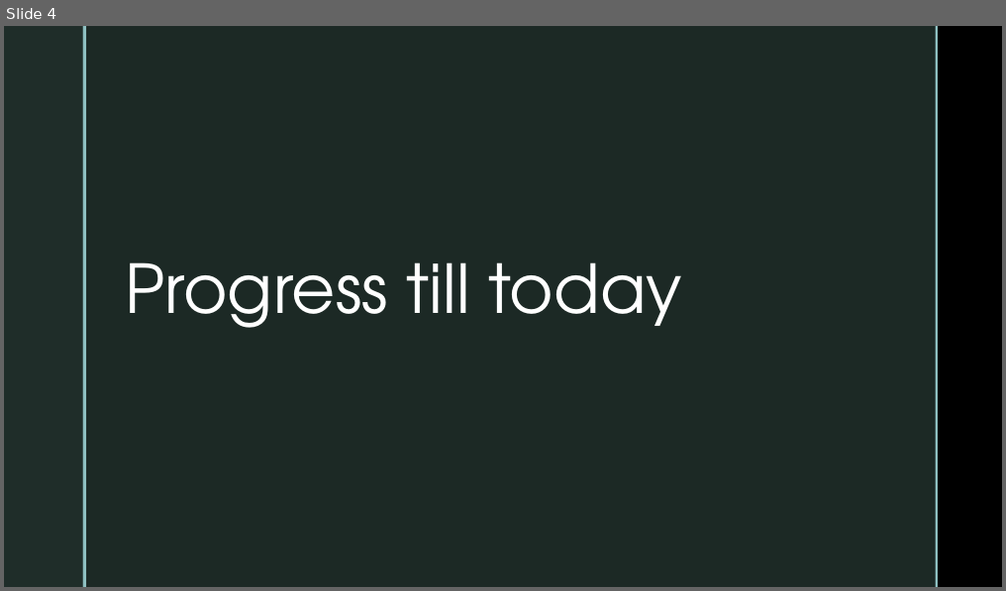
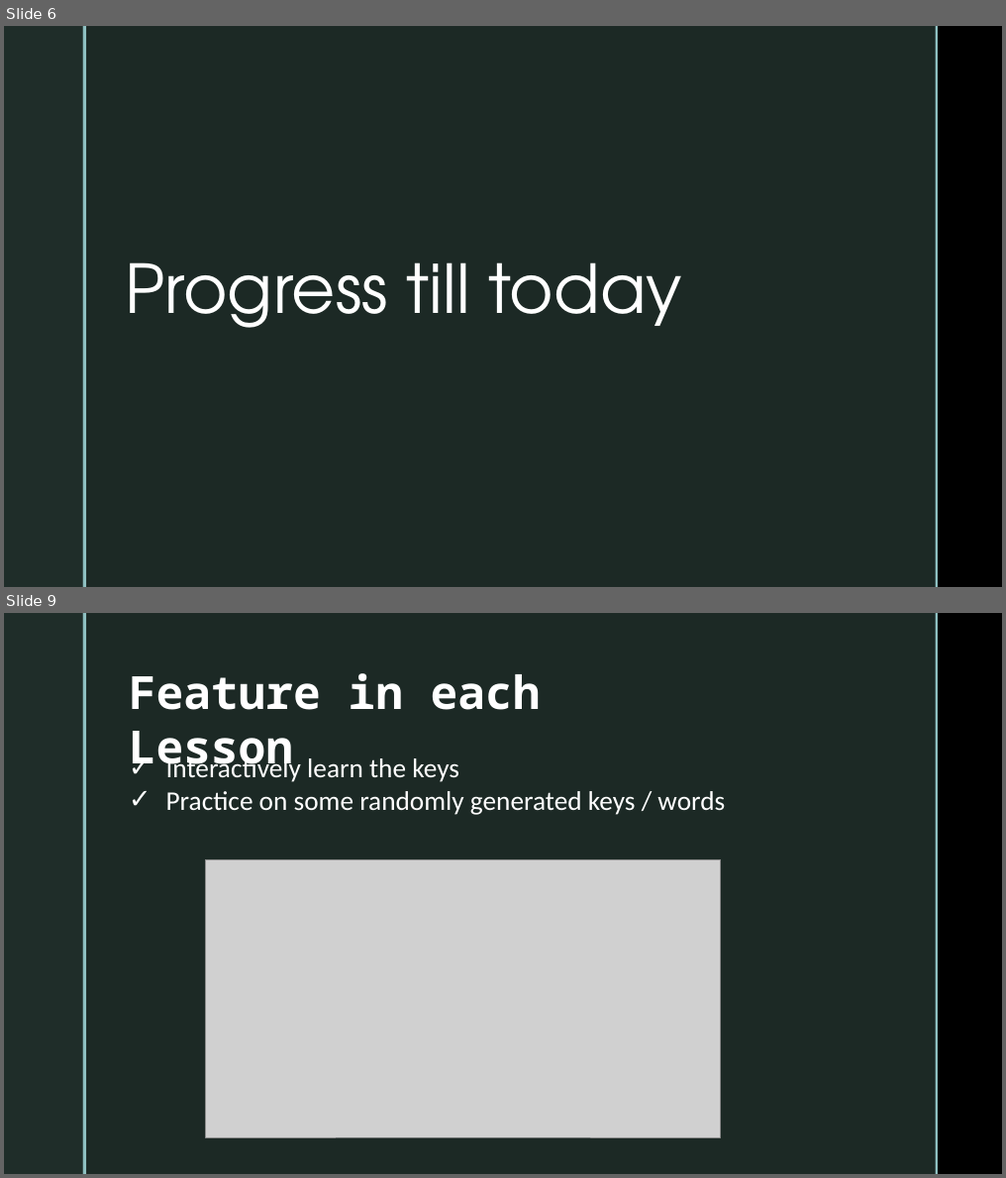
Before and after one commit to CodeWithIsmail/SPL-1, a slide deck: Mid Presentation.pptx. Shown one above the other, each under a label of ours: slide 4 before the commit, slides 6 and 9 after it; the slides between them are not shown. The pictures are 1006x591 and 1006x1178 pixels, drawn with LibreOffice and Linux fonts; fonts in the diff are those of the drawing; grey boxes stand for pictures; background and template pictures are left out. Boxes give left, top, right and bottom in pixels: in the first picture for what was removed or moved away, otherwise in the second. Text is boxed around its words. In the diff, an @@ line names an element or a change of style, - is before the commit and + after.

Commit message:
final update on Common word Practice

```diff
--- a/Mid Presentation.pptx
+++ b/Mid Presentation.pptx
@@ slide 9 added at (4,613,1002,1174), background picture (left out); not listed: 4 template elements that a slide beside it also shows @@
@@ text added at (129,673,541,776), 44 pt, text #FFFFFF, bold @@
+Feature in each Lesson
@@ text added at (166,756,725,815), 26 pt, text #FFFFFF @@
+✓ Interactively learn the keys
+✓ Practice on some randomly generated keys / words
@@ picture added at (206,860,721,1138) @@
@@ what was slide 4 is now slide 6 @@
```
Also in this commit, not shown: 7 slides changed, 9 other slides added, 1 slide removed, 1 other file.
